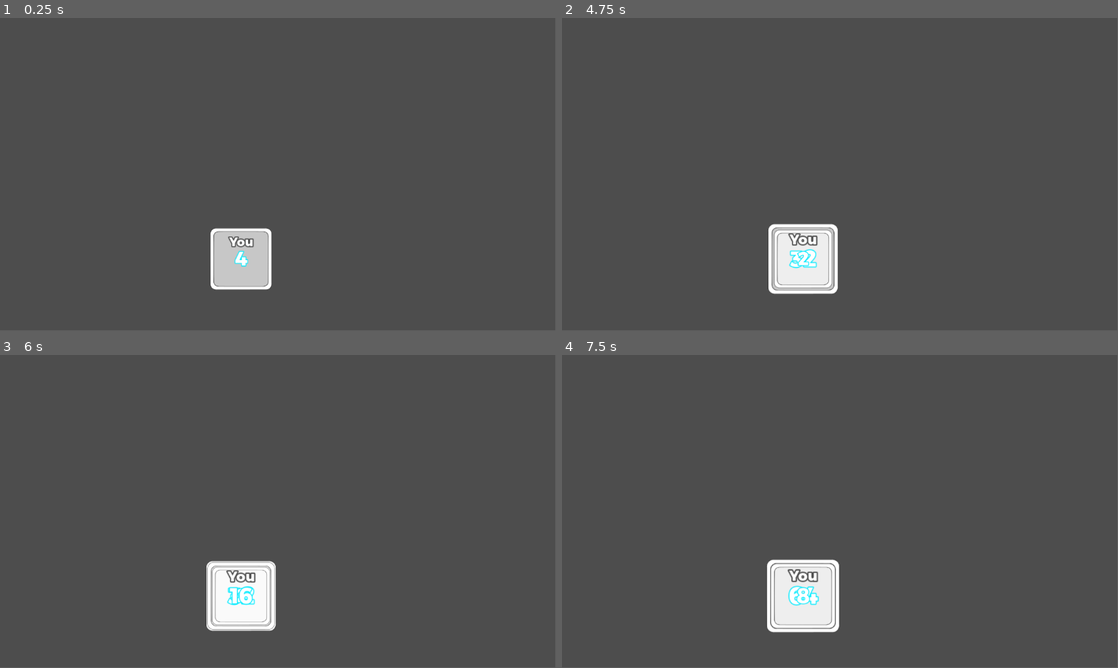
Above: before the commit, frames 1-4 (two rows, left to right).
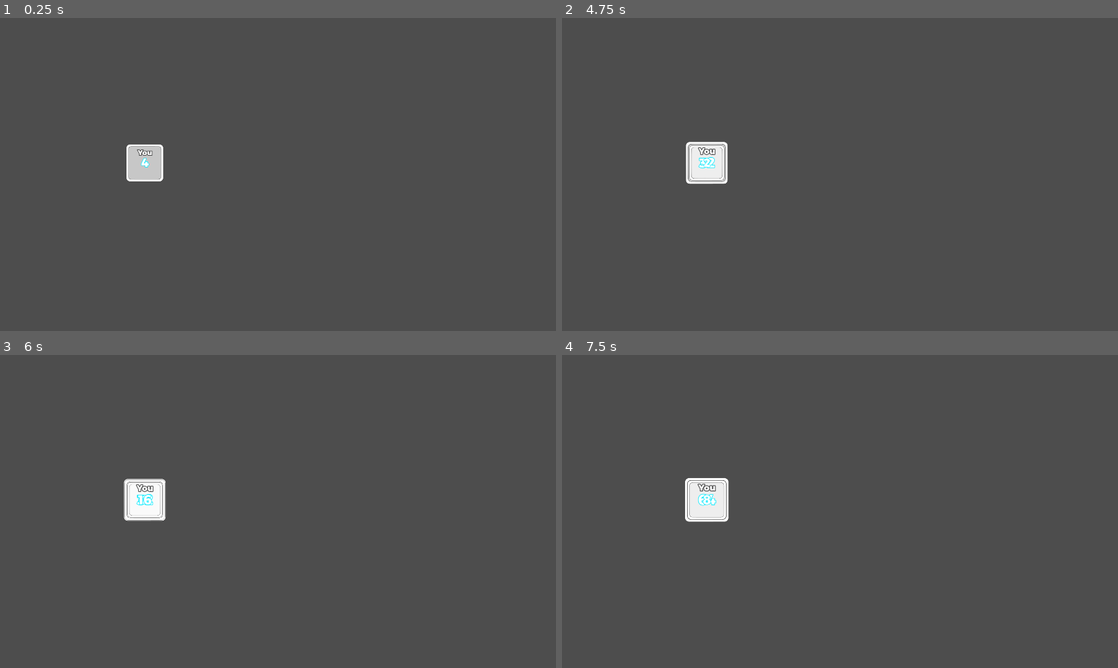
Above: after the commit, the same moments.

Repository: exidle/snake
Game: Godot game, scene res://tests/structure/doubling.tscn
Same seed, same stepped clock (60 frames per second), same inputs: the game is played once before the commit and once after it. This scene is started directly instead of the project's main scene. The engine's default icon, where the game draws it, is replaced by a stand-in: a white triangle on a blue panel in a dark square.
Inputs (mouse positions are in pixels of both pictures, inside the frame that each line leads up to):
- Up to frame 1 (0.25 s): no input
- Up to frame 2 (4.75 s): tap Enter at 0.5, 2.75 s; move the mouse to (812, 237) at 0.52 s; hold Down (CameraDown) 0.53-1.28 s; move the mouse to (1006, 221) at 1.27 s; tap Left (CameraLeft) at 1.35 s; tap Space (toggle_motion) at 2, 3.5 s; move the mouse to (673, 127) at 2.02 s; hold Right (CameraRight) 2.03-2.78 s; move the mouse to (867, 174) at 2.77 s; tap Up (CameraUp) at 2.85 s; move the mouse to (756, 96) at 3.52 s; tap Mouse wheel up (CameraZoomIn) at 3.6 s; move the mouse to (962, 158) at 4.27 s; tap Mouse wheel down (CameraZoomOut) at 4.35 s
- Up to frame 3 (6 s): tap Enter at 5 s; move the mouse to (166, 527) at 5.02 s; hold A (rotate_ccw) 5.03-5.78 s; tap Space (toggle_motion) at 5.75 s; move the mouse to (333, 442) at 5.77 s; tap D (rotate_cw) at 5.85 s
- Up to frame 4 (7.5 s): move the mouse to (812, 574) at 6.52 s; tap Space (toggle_motion) at 6.6 s; move the mouse to (1006, 558) at 7.27 s; tap Down (CameraDown) at 7.35 s
In our replay, the window is 799x449 before the commit and 800x450 after it. These sizes can differ from the game's own. Grey fills any space a smaller window leaves; there, only what the larger window draws over its background counts as a difference.

The runs differ from the first frame. In frame 1, 2.9% of the frame differs, in the area x 22-49%, y 40-87%; in frame 2, 3.7%; in frame 3, 3.8%; in frame 4, 4.0%, in the area x 22-50%, y 39-89%.

Commit message:
[GP,Block] Make distance even

Diff:
--- a/logic/block.gd
+++ b/logic/block.gd
@@ -7,7 +7,8 @@
 
 ## The distance between stored positions (pixels).
 const STORED_DISTANCE = 30.0
-const BETWEEN_BLOCKS_DISTANCE = 128 + 20
+const BASIC_BLOCK_SIDE = 64
+const BETWEEN_BLOCKS_DISTANCE = 20
 
 @export var snake: Node2D = null
 @export var value_index: int = 1
@@ -52,6 +53,14 @@
 func is_processing_enabled():
 	return process_enabled
 
+#  A = 64
+# (---2*A---)--B--(-----3*A------)
+# cd = A + 3A/2 + B
+
+# Function to get expected distance between parent block and self
+func get_expected_distance(k):
+	return BASIC_BLOCK_SIDE * k + BETWEEN_BLOCKS_DISTANCE + BASIC_BLOCK_SIDE * self.scale.x
+
 func _physics_process(delta):
 	if !process_enabled: return
 	# Everybody runs physics. i.e. clients try to predict where they will be during the next frame.
@@ -72,12 +81,15 @@
 			if snake.is_movement_enabled(): parent_block.update_stored_positions()
 		var vd = (parent_block.get_last_stored_position() - global_position).normalized()
 		velocity = vd * MOTION_SPEED * snake.motion_multiplier
-		if get_total_distance() < BETWEEN_BLOCKS_DISTANCE:
+		var total_distance = get_total_distance()
+		var expected_distance = get_expected_distance(parent_block.scale.x)
+		if total_distance < expected_distance:
 			velocity *= 0.
-		if get_total_distance() > BETWEEN_BLOCKS_DISTANCE + 20:
+		elif total_distance > expected_distance + BETWEEN_BLOCKS_DISTANCE:
 			velocity *= 2.
-		## To avoid a following block stop because of collision
-		if get_total_distance() > BETWEEN_BLOCKS_DISTANCE + 40:
+
+		## To avoid a following block stop because of collision´´´
+		if total_distance > expected_distance + 2 * BETWEEN_BLOCKS_DISTANCE:
 			reset_physics_interpolation()
 			global_position = parent_block.global_position
 			parent_block.clear_stored_positions()
--- a/logic/snake.gd
+++ b/logic/snake.gd
@@ -4,6 +4,7 @@
 @export var synced_position := Vector2(500, 500)
 # Heads rotation
 @export var synced_rotation := 0.0
+@export var signle_player := false
 
 @onready var snake_head = $snake_blocks/head
 @onready var inputs = $Inputs
@@ -14,6 +15,7 @@
 
 const ChainDoubleStartTimeout = 0.5
 @onready var motion_multiplier = 1.0
+
 
 signal sig_game_over(id)
 signal sig_score_updated(id, score)
@@ -34,7 +36,8 @@
 	$ChainDoublingTimer.wait_time = ChainDoubleStartTimeout
 
 func _physics_process(_delta):
-	if multiplayer.multiplayer_peer == null or str(multiplayer.get_unique_id()) == str(name):
+
+	if signle_player or multiplayer.multiplayer_peer == null or str(multiplayer.get_unique_id()) == str(name):
 		# The client which this player represent will update the controls state, and notify it to everyone.
 		inputs.update(snake_head.global_position, snake_head.rotation)
 
--- a/project.godot
+++ b/project.godot
@@ -22,6 +22,11 @@
 
 [display]
 
+window/size/viewport_width=1920
+window/size/viewport_height=1080
+window/size/mode=2
+window/stretch/mode="viewport"
+window/stretch/aspect="keep_width"
 window/dpi/allow_hidpi=false
 
 [input]
--- /dev/null
+++ b/scenes/snake.gd
@@ -0,0 +1,11 @@
+extends Node2D
+
+
+# Called when the node enters the scene tree for the first time.
+func _ready() -> void:
+	pass # Replace with function body.
+
+
+# Called every frame. 'delta' is the elapsed time since the previous frame.
+func _process(delta: float) -> void:
+	pass
--- /dev/null
+++ b/tests/distances/distances.gd
@@ -0,0 +1,9 @@
+extends Node2D
+const start_value_index = 10
+
+func _ready() -> void:
+	var snake = $snake
+	snake.snake_head.value_index = start_value_index
+	snake.snake_head.scale = BlocksCommon.get_scale(BlocksCommon.get_value(start_value_index)) * Vector2.ONE
+	snake.add(2)		# add block 4
+	snake.add(1)		# add block 2
--- /dev/null
+++ b/tests/distances/distances.tscn
@@ -0,0 +1,57 @@
+[gd_scene load_steps=8 format=3 uid="uid://176k5y4ex5wt"]
+
+[ext_resource type="Script" path="res://tests/distances/distances.gd" id="1_b77cs"]
+[ext_resource type="Script" path="res://logic/snake.gd" id="2_04wg5"]
+[ext_resource type="PackedScene" uid="uid://dtfcnot1wruor" path="res://scenes/block.tscn" id="3_j6nth"]
+[ext_resource type="PackedScene" uid="uid://chp3nxcypsk7j" path="res://scenes/HeadColiisionDetector.tscn" id="4_qe75a"]
+[ext_resource type="Script" path="res://logic/Inputs.gd" id="5_kv5sr"]
+
+[sub_resource type="SceneReplicationConfig" id="SceneReplicationConfig_cg2u3"]
+properties/0/path = NodePath(".:motion")
+properties/0/spawn = true
+properties/0/replication_mode = 1
+properties/1/path = NodePath(".:angle")
+properties/1/spawn = true
+properties/1/replication_mode = 1
+properties/2/path = NodePath(".:motion_enabled")
+properties/2/spawn = true
+properties/2/replication_mode = 1
+
+[sub_resource type="SceneReplicationConfig" id="SceneReplicationConfig_rjqql"]
+properties/0/path = NodePath(".:synced_position")
+properties/0/spawn = true
+properties/0/replication_mode = 2
+properties/1/path = NodePath(".:synced_rotation")
+properties/1/spawn = true
+properties/1/replication_mode = 2
+
+[node name="Distances" type="Node2D"]
+script = ExtResource("1_b77cs")
+
+[node name="snake" type="Node2D" parent="."]
+script = ExtResource("2_04wg5")
+signle_player = true
+
+[node name="snake_blocks" type="Node2D" parent="snake" groups=["snake_blocks"]]
+
+[node name="head" parent="snake/snake_blocks" node_paths=PackedStringArray("snake") groups=["snake_blocks", "snake_head"] instance=ExtResource("3_j6nth")]
+collision_layer = 4
+collision_mask = 22
+snake = NodePath("../..")
+
+[node name="HeadColiisionDetector" parent="snake/snake_blocks/head" node_paths=PackedStringArray("snake") instance=ExtResource("4_qe75a")]
+snake = NodePath("../../..")
+
+[node name="Inputs" type="Node2D" parent="snake"]
+script = ExtResource("5_kv5sr")
+
+[node name="InputsSync" type="MultiplayerSynchronizer" parent="snake/Inputs"]
+replication_config = SubResource("SceneReplicationConfig_cg2u3")
+
+[node name="Synchronizer" type="MultiplayerSynchronizer" parent="snake"]
+replication_config = SubResource("SceneReplicationConfig_rjqql")
+
+[node name="ChainDoublingTimer" type="Timer" parent="snake"]
+one_shot = true
+
+[connection signal="timeout" from="snake/ChainDoublingTimer" to="snake" method="_on_chain_doubling_timer_timeout"]
